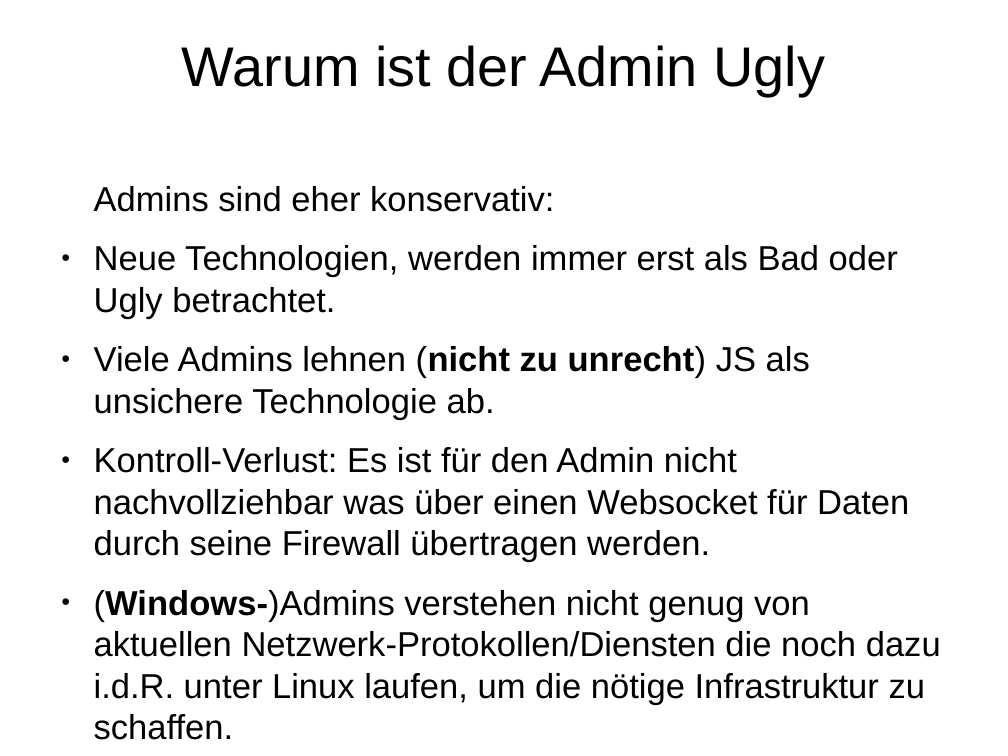
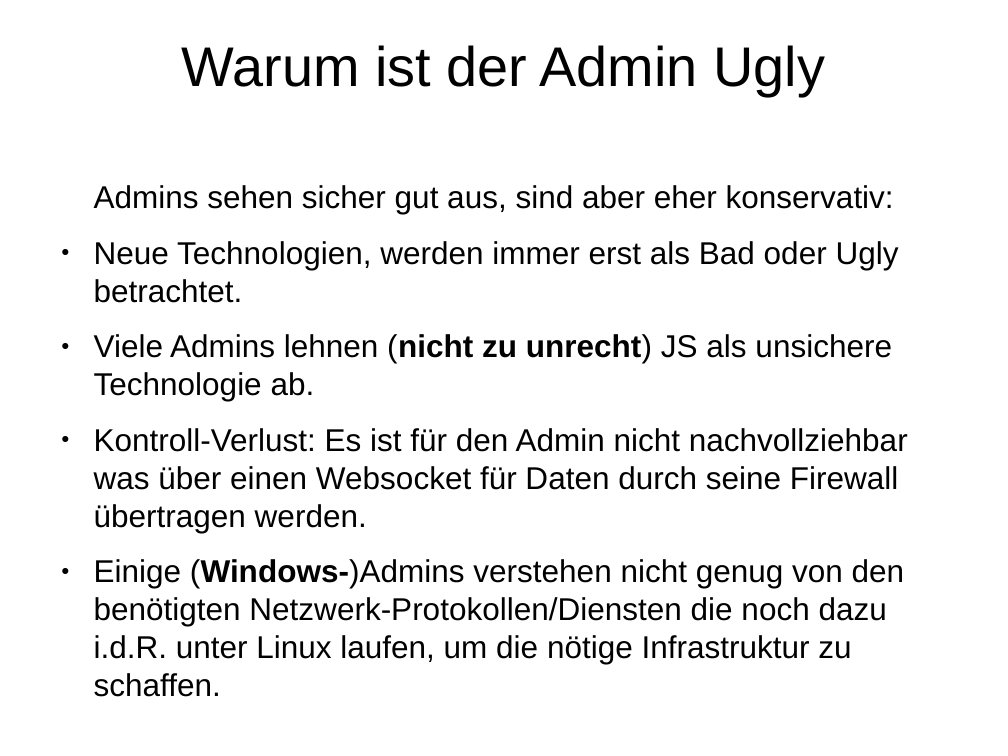
Before and after one commit to Inqbus/python_summit, a slide deck: slide 8 of vortrag/bokeh_sandra.odp. Drawn at 1008x756 pixels with LibreOffice and Linux fonts; fonts in the diff are those of the drawing. Boxes give left, top, right and bottom in pixels: in the first picture for what was removed or moved away, otherwise in the second. Text is boxed around its words. In the diff, an @@ line names an element or a change of style, - is before the commit and + after.

```diff
--- a/vortrag/bokeh_sandra.odp
+++ b/vortrag/bokeh_sandra.odp
@@ text at (94,185,894,214): text changed; size 27.2 to 24.8 pt @@
-Admins sind eher konservativ:
+Admins sehen sicher gut aus, sind aber eher konservativ:
@@ text at (94,241,908,533): size 27.2 to 24.8 pt in "Neue Technologien, werden immer erst als Bad ...", "Viele Admins lehnen (nicht zu unrecht) JS ...", "Kontroll-Verlust: Es ist für den Admin nicht ..." @@
@@ text at (94,559,905,697): text changed; size 27.2 to 24.8 pt @@
-● (Windows-)Admins verstehen nicht genug von aktuellen Netzwerk-Protokollen/Diensten die noch dazu i.d.R. unter Linux laufen, um die nötige Infrastruktur zu schaffen.
+● Einige (Windows-)Admins verstehen nicht genug von den benötigten Netzwerk-Protokollen/Diensten die noch dazu i.d.R. unter Linux laufen, um die nötige Infrastruktur zu schaffen.
```
Also in this commit, not shown: 10 other slides changed, 1 slide added, 1 slide removed.
